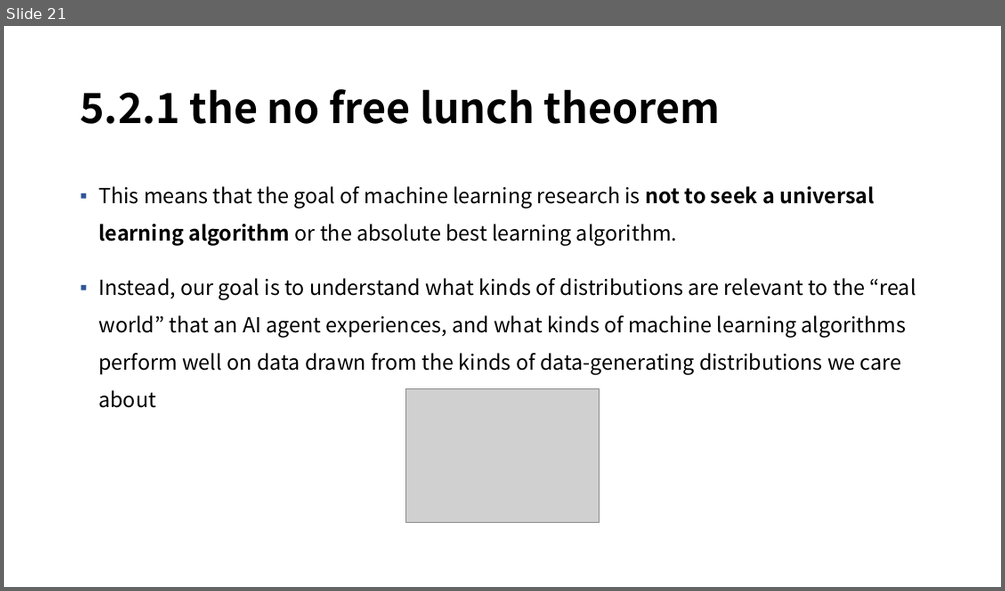
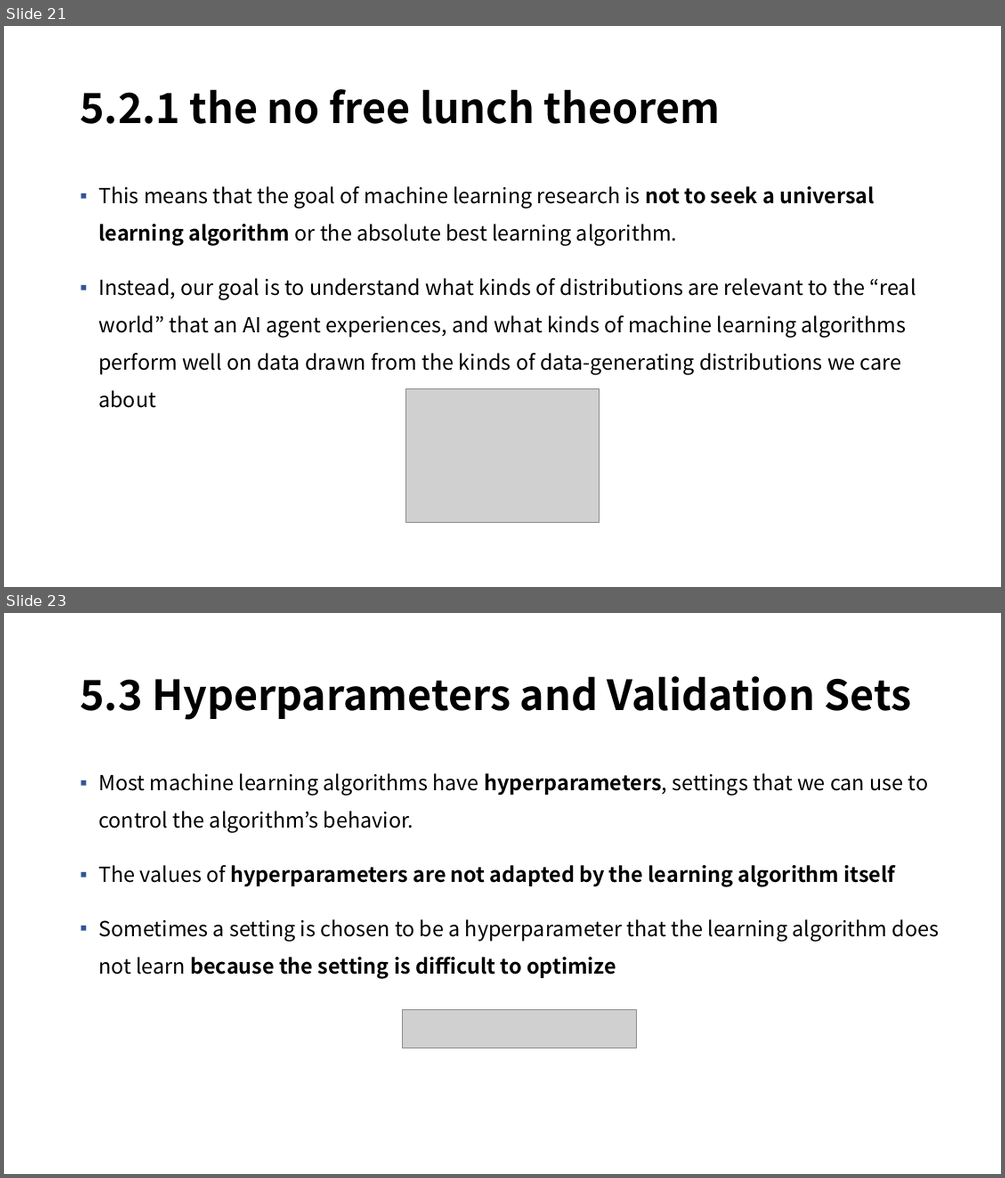
Before and after one commit to mmvv11/GraduateStudies, a slide deck: DeepLearningStudy/5-1. Machine Learning Basics, 230210, 정지운.pptx. Shown one above the other, each under a label of ours: slide 21 before the commit, slides 21 and 23 after it; the slides between them are not shown. The pictures are 1005x591 and 1005x1178 pixels, drawn with LibreOffice and Linux fonts; fonts in the diff are those of the drawing; grey boxes stand for pictures; background and template pictures are left out. Boxes give left, top, right and bottom in pixels: in the first picture for what was removed or moved away, otherwise in the second. Text is boxed around its words. In the diff, an @@ line names an element or a change of style, - is before the commit and + after.

```diff
--- a/DeepLearningStudy/5-1. Machine Learning Basics, 230210, 정지운.pptx
+++ b/DeepLearningStudy/5-1. Machine Learning Basics, 230210, 정지운.pptx
@@ slide 23 added at bbox=[4, 613, 1001, 1174], background picture (left out) @@
@@ title added at bbox=[80, 676, 912, 720], 40 pt, text #000000, bold @@
+5.3 Hyperparameters and Validation Sets
@@ text added at bbox=[98, 773, 939, 979], 20 pt, text #000000 @@
+▪ Most machine learning algorithms have hyperparameters, settings that we can use to control the algorithm’s behavior.
+▪ The values of hyperparameters are not adapted by the learning algorithm itself
+▪ Sometimes a setting is chosen to be a hyperparameter that the learning algorithm does not learn because the setting is diﬃcult to optimize
@@ picture added at bbox=[403, 1009, 637, 1048] @@
```
Also in this commit, not shown: 1 slide changed, 21 other slides added, 1 slide removed.
